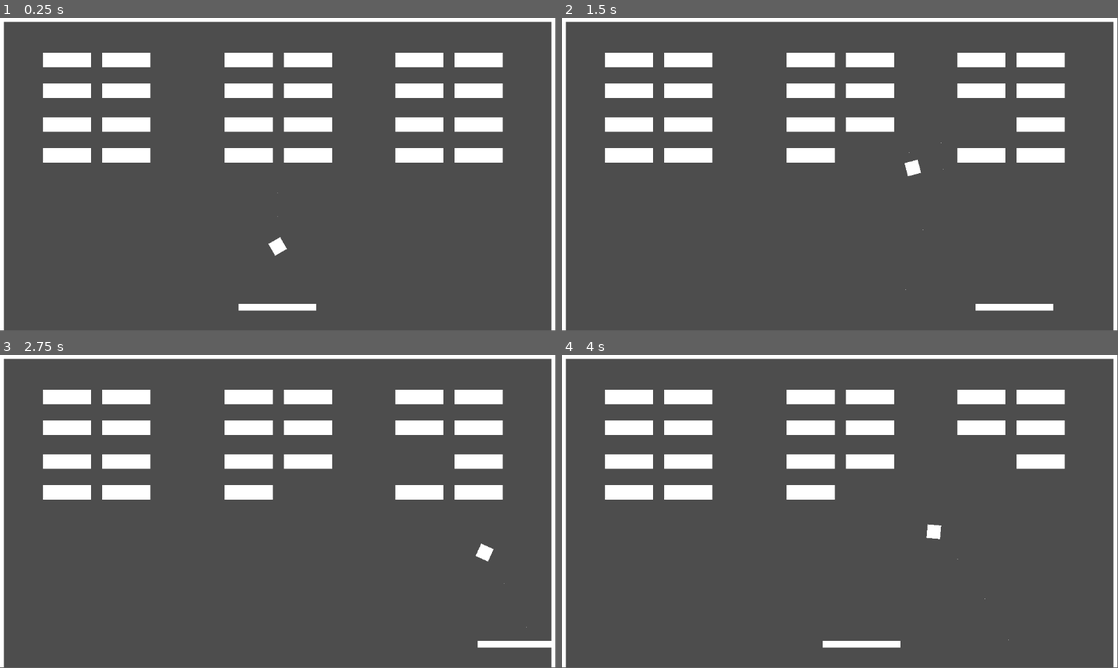
Above: before the commit, frames 1-4 (two rows, left to right).
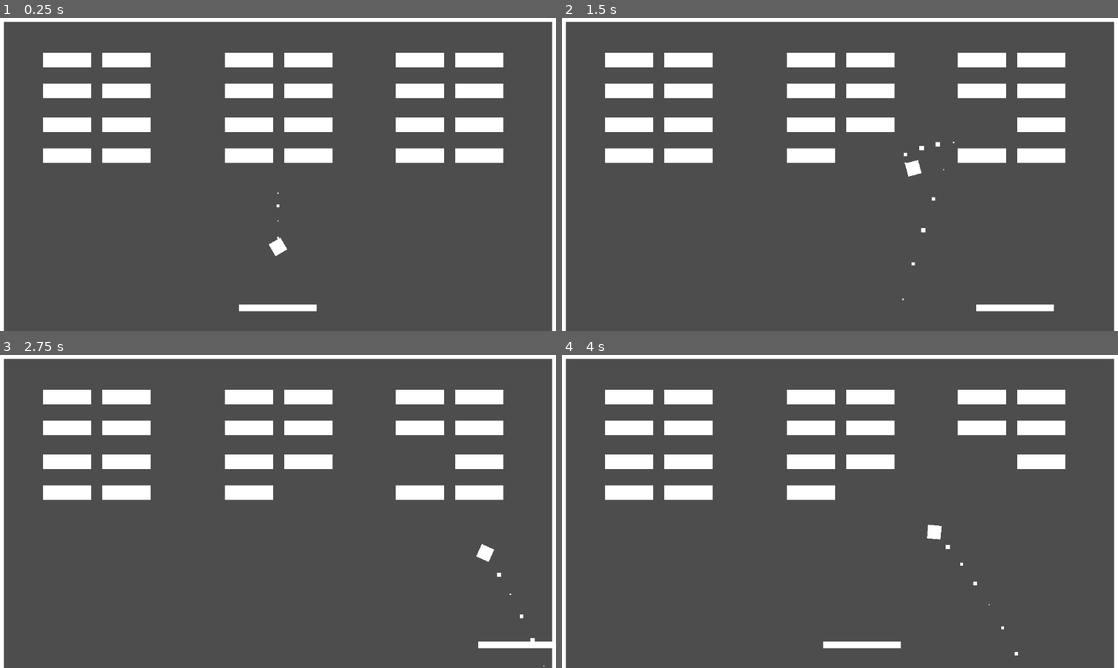
Above: after the commit, the same moments.

Repository: Let-s-Godot-Now/Breakout
Game: Godot game, scene res://tscn/main.tscn
The game is run twice, just before and just after one commit, with the same random seed, the same clock (stepped at 60 frames per second) and the same inputs.
Inputs:
- Up to frame 1 (0.25 s): no input
- Up to frame 2 (1.5 s): hold Right (move_right) 0.53-1.28 s; hold Shift (faster_shift) 0.53-1.28 s; hold Left (move_left) from 1.28 s (still down); tap Shift (faster_shift) at 1.35 s
- Up to frame 3 (2.75 s): release Left (move_left) at 2.03 s; hold Right (move_right) from 2.03 s (still down); hold Shift (faster_shift) from 2.03 s (still down)
- Up to frame 4 (4 s): release Shift (faster_shift) at 2.78 s; tap Shift (faster_shift) at 2.85 s; release Right (move_right) at 3.53 s; hold Left (move_left) from 3.53 s (still down); hold Shift (faster_shift) from 3.53 s (still down)
The window is 799x449 before the commit and 800x450 after it. Grey fills any space a smaller window leaves; there, only what the larger window draws over its background counts as a difference.

The runs differ from the first frame. In frame 1, 1.6% of the frame differs, in the area x 0-100%, y 0-100%; in frame 2, 1.5%; in frame 3, 1.5%; in frame 4, 1.4%.

Commit message:
优化项目设置

Diff:
--- a/project.godot
+++ b/project.godot
@@ -18,6 +18,11 @@
 [autoload]
 
 GlobalValue="*res://scripts/global_value.gd"
+
+[display]
+
+window/stretch/mode="viewport"
+window/vsync/vsync_mode=0
 
 [input]
 
--- a/tscn/ball.tscn
+++ b/tscn/ball.tscn
@@ -21,5 +21,7 @@
 shape = SubResource("CircleShape2D_20i1h")
 
 [node name="CPUParticles2D" type="CPUParticles2D" parent="."]
+amount = 15
+scale_amount_max = 10.0
 
 [connection signal="area_entered" from="BallArea" to="." method="_on_ball_area_entered"]
--- a/tscn/main.tscn
+++ b/tscn/main.tscn
@@ -27,76 +27,76 @@
 
 [node name="Walls" parent="." instance=ExtResource("2_tsk5u")]
 
-[node name="Node2D" type="Node2D" parent="."]
+[node name="Bricks" type="Node2D" parent="."]
 
-[node name="Brick" parent="Node2D" instance=ExtResource("4_po44w")]
+[node name="Brick" parent="Bricks" instance=ExtResource("4_po44w")]
 position = Vector2(262, 87)
 
-[node name="Brick2" parent="Node2D" instance=ExtResource("4_po44w")]
+[node name="Brick2" parent="Bricks" instance=ExtResource("4_po44w")]
 position = Vector2(139, 87)
 
-[node name="Brick3" parent="Node2D" instance=ExtResource("4_po44w")]
+[node name="Brick3" parent="Bricks" instance=ExtResource("4_po44w")]
 position = Vector2(262, 151)
 
-[node name="Brick4" parent="Node2D" instance=ExtResource("4_po44w")]
+[node name="Brick4" parent="Bricks" instance=ExtResource("4_po44w")]
 position = Vector2(139, 151)
 
-[node name="Brick5" parent="Node2D" instance=ExtResource("4_po44w")]
+[node name="Brick5" parent="Bricks" instance=ExtResource("4_po44w")]
 position = Vector2(639, 87)
 
-[node name="Brick6" parent="Node2D" instance=ExtResource("4_po44w")]
+[node name="Brick6" parent="Bricks" instance=ExtResource("4_po44w")]
 position = Vector2(516, 87)
 
-[node name="Brick7" parent="Node2D" instance=ExtResource("4_po44w")]
+[node name="Brick7" parent="Bricks" instance=ExtResource("4_po44w")]
 position = Vector2(639, 151)
 
-[node name="Brick8" parent="Node2D" instance=ExtResource("4_po44w")]
+[node name="Brick8" parent="Bricks" instance=ExtResource("4_po44w")]
 position = Vector2(516, 151)
 
-[node name="Brick9" parent="Node2D" instance=ExtResource("4_po44w")]
+[node name="Brick9" parent="Bricks" instance=ExtResource("4_po44w")]
 position = Vector2(993, 87)
 
-[node name="Brick10" parent="Node2D" instance=ExtResource("4_po44w")]
+[node name="Brick10" parent="Bricks" instance=ExtResource("4_po44w")]
 position = Vector2(870, 87)
 
-[node name="Brick11" parent="Node2D" instance=ExtResource("4_po44w")]
+[node name="Brick11" parent="Bricks" instance=ExtResource("4_po44w")]
 position = Vector2(993, 151)
 
-[node name="Brick12" parent="Node2D" instance=ExtResource("4_po44w")]
+[node name="Brick12" parent="Bricks" instance=ExtResource("4_po44w")]
 position = Vector2(870, 151)
 
-[node name="Brick13" parent="Node2D" instance=ExtResource("4_po44w")]
+[node name="Brick13" parent="Bricks" instance=ExtResource("4_po44w")]
 position = Vector2(262, 221)
 
-[node name="Brick14" parent="Node2D" instance=ExtResource("4_po44w")]
+[node name="Brick14" parent="Bricks" instance=ExtResource("4_po44w")]
 position = Vector2(139, 221)
 
-[node name="Brick15" parent="Node2D" instance=ExtResource("4_po44w")]
+[node name="Brick15" parent="Bricks" instance=ExtResource("4_po44w")]
 position = Vector2(262, 285)
 
-[node name="Brick16" parent="Node2D" instance=ExtResource("4_po44w")]
+[node name="Brick16" parent="Bricks" instance=ExtResource("4_po44w")]
 position = Vector2(139, 285)
 
-[node name="Brick17" parent="Node2D" instance=ExtResource("4_po44w")]
+[node name="Brick17" parent="Bricks" instance=ExtResource("4_po44w")]
 position = Vector2(639, 221)
 
-[node name="Brick18" parent="Node2D" instance=ExtResource("4_po44w")]
+[node name="Brick18" parent="Bricks" instance=ExtResource("4_po44w")]
 position = Vector2(516, 221)
 
-[node name="Brick19" parent="Node2D" instance=ExtResource("4_po44w")]
+[node name="Brick19" parent="Bricks" instance=ExtResource("4_po44w")]
 position = Vector2(639, 285)
 
-[node name="Brick20" parent="Node2D" instance=ExtResource("4_po44w")]
+[node name="Brick20" parent="Bricks" instance=ExtResource("4_po44w")]
 position = Vector2(516, 285)
 
-[node name="Brick21" parent="Node2D" instance=ExtResource("4_po44w")]
+[node name="Brick21" parent="Bricks" instance=ExtResource("4_po44w")]
 position = Vector2(993, 221)
 
-[node name="Brick22" parent="Node2D" instance=ExtResource("4_po44w")]
+[node name="Brick22" parent="Bricks" instance=ExtResource("4_po44w")]
 position = Vector2(870, 221)
 
-[node name="Brick23" parent="Node2D" instance=ExtResource("4_po44w")]
+[node name="Brick23" parent="Bricks" instance=ExtResource("4_po44w")]
 position = Vector2(993, 285)
 
-[node name="Brick24" parent="Node2D" instance=ExtResource("4_po44w")]
+[node name="Brick24" parent="Bricks" instance=ExtResource("4_po44w")]
 position = Vector2(870, 285)
